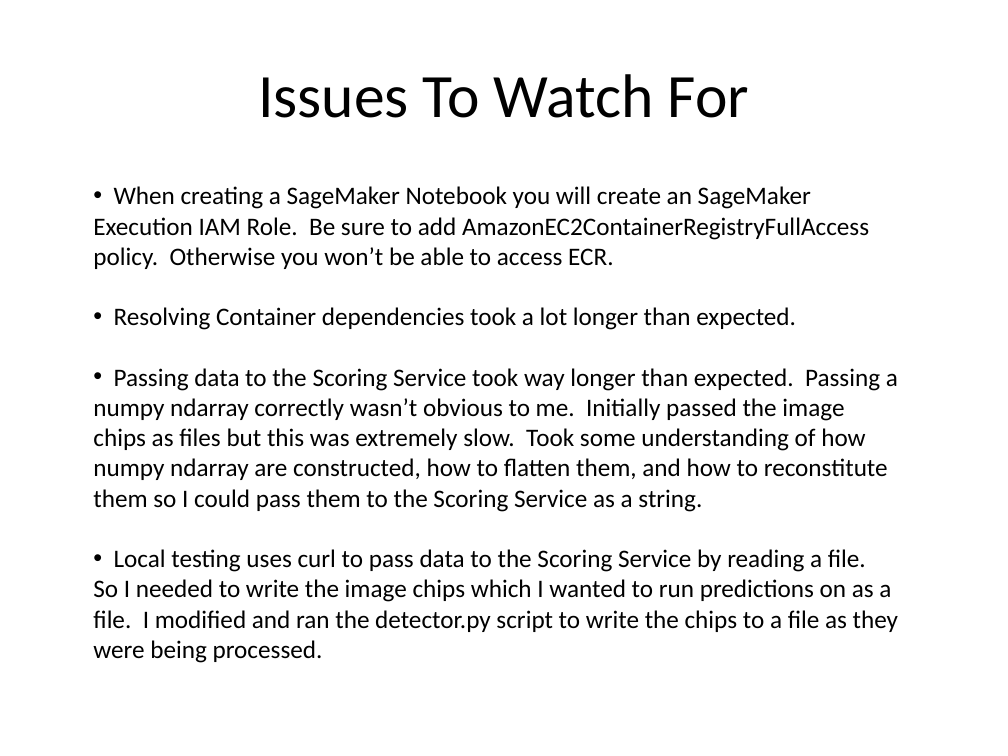
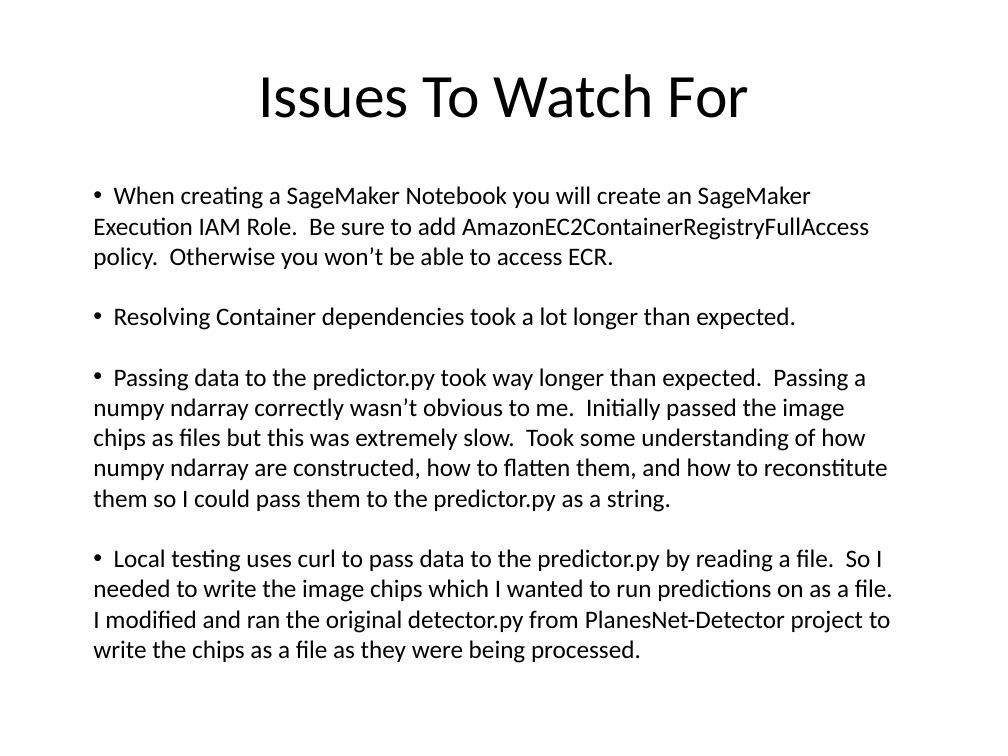
Before and after one commit to kskalvar/aws-sagemaker-planesnet-tflearn-bring-your-own-container, a slide deck: slide 11 of slides/AWS-Sagemaker-Planesnet-TFLearn-Bring-Your-Own-Container.pptx. Drawn at 1008x756 pixels with LibreOffice and Linux fonts; fonts in the diff are those of the drawing. Boxes give left, top, right and bottom in pixels: in the first picture for what was removed or moved away, otherwise in the second. Text is boxed around its words. In the diff, an @@ line names an element or a change of style, - is before the commit and + after.

Commit message:
Updated Slides

```diff
--- a/slides/AWS-Sagemaker-Planesnet-TFLearn-Bring-Your-Own-Container.pptx
+++ b/slides/AWS-Sagemaker-Planesnet-TFLearn-Bring-Your-Own-Container.pptx
@@ text at <box>93,368,893,663</box>: text changed @@
-  • Passing data to the Scoring Service took way longer than expected. Passing a numpy ndarray correctly wasn’t obvious to me. Initially passed the image chips as files but this was extremely slow. Took some understanding of how numpy ndarray are constructed, how to flatten them, and how to reconstitute them so I could pass them to the Scoring Service as a string.
-  • Local testing uses curl to pass data to the Scoring Service by reading a file. So I needed to write the image chips which I wanted to run predictions on as a file. I modified and ran the detector.py script to write the chips to a file as they were being processed.
+  • Passing data to the predictor.py took way longer than expected. Passing a numpy ndarray correctly wasn’t obvious to me. Initially passed the image chips as files but this was extremely slow. Took some understanding of how numpy ndarray are constructed, how to flatten them, and how to reconstitute them so I could pass them to the predictor.py as a string.
+  • Local testing uses curl to pass data to the predictor.py by reading a file. So I needed to write the image chips which I wanted to run predictions on as a file. I modified and ran the original detector.py from PlanesNet-Detector project to write the chips as a file as they were being processed.
```
